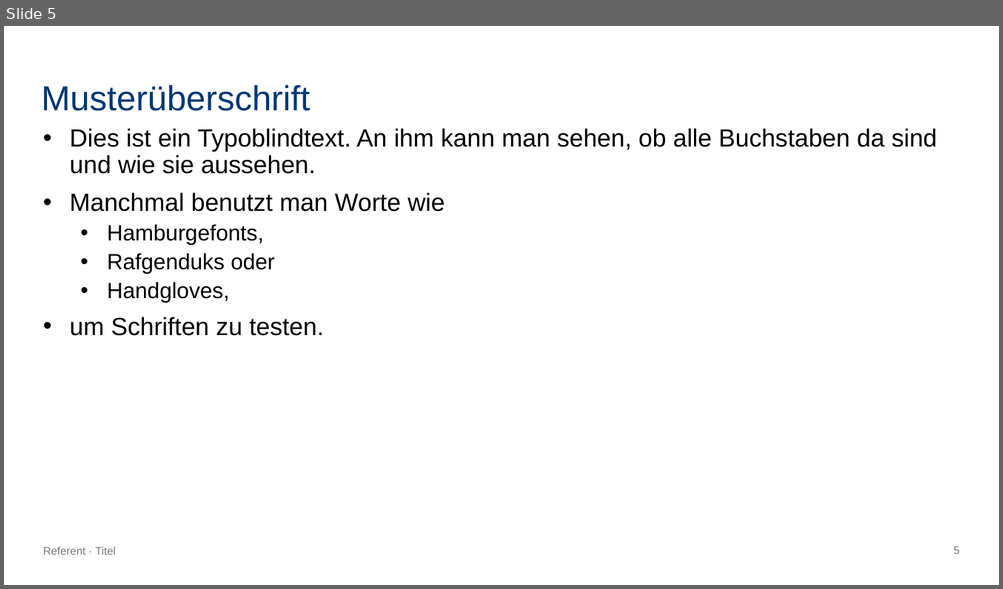
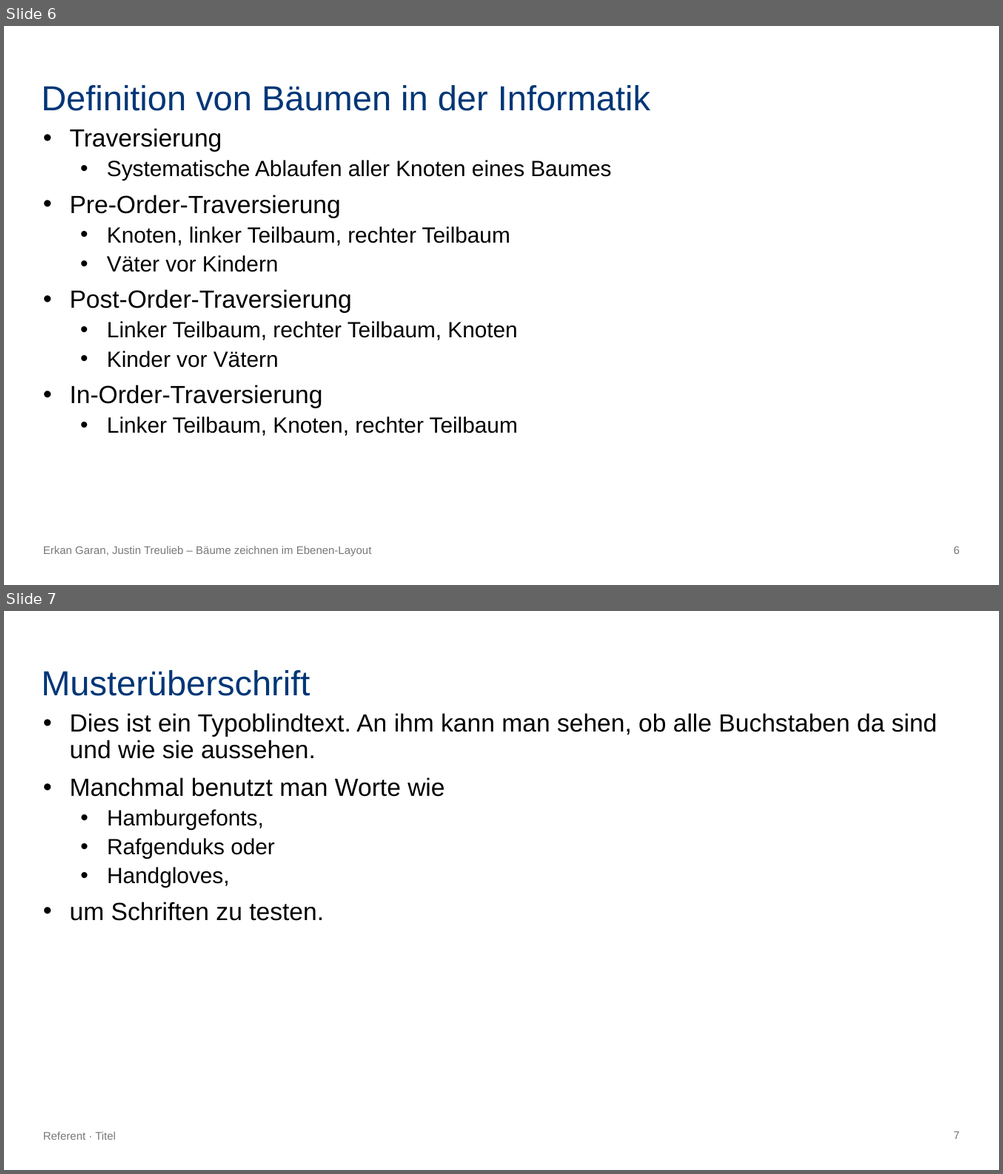
Before and after one commit to erkangrn/Praxsiprojekt, a slide deck: Powerpoint/Bäume zeichnen im Ebenen-Layout.pptx. Shown one above the other, each under a label of ours: slide 5 before the commit, slides 6 and 7 after it. The pictures are 1003x589 and 1003x1174 pixels, drawn with LibreOffice and Linux fonts; fonts in the diff are those of the drawing. Boxes give left, top, right and bottom in pixels: in the first picture for what was removed or moved away, otherwise in the second. Text is boxed around its words. In the diff, an @@ line names an element or a change of style, - is before the commit and + after.

```diff
--- a/Powerpoint/Bäume zeichnen im Ebenen-Layout.pptx
+++ b/Powerpoint/Bäume zeichnen im Ebenen-Layout.pptx
@@ slide 6 added at [4,26,999,585], background #FFFFFF; not listed: 1 template element that a slide beside it also shows @@
@@ title added at [41,85,650,111], 25.2 pt, text #003677 @@
+Definition von Bäumen in der Informatik
@@ text added at [70,128,611,436], 16 pt, text #000000 @@
+• Traversierung
+  • Systematische Ablaufen aller Knoten eines Baumes
+• Pre-Order-Traversierung
+  • Knoten, linker Teilbaum, rechter Teilbaum
+  • Väter vor Kindern
+• Post-Order-Traversierung
+  • Linker Teilbaum, rechter Teilbaum, Knoten
+  • Kinder vor Vätern
+• In-Order-Traversierung
+  • Linker Teilbaum, Knoten, rechter Teilbaum
@@ text added at [43,546,372,557], 8 pt, text #777776 @@
+Erkan Garan, Justin Treulieb – Bäume zeichnen im Ebenen-Layout
@@ what was slide 5 is now slide 7 @@
@@ page number at [953,1132,959,1139]: text changed @@
-5
+7
```
Also in this commit, not shown: 2 slides changed, 5 other slides added.
